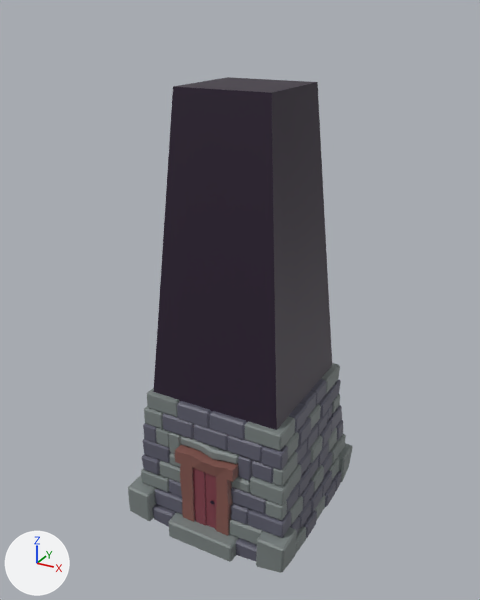
Before and after pictures for a commit that changed the Blender file Blender/Buildings.blend.
One viewpoint serves both versions: a 50 mm camera at (6.13, -11.43, 10.57) aimed at (-0.03, -0.22, 4.96). Every picture has the same lights, and +X, +Y and +Z are marked at lower left.

Names of what the first picture shows: 'Mine'.
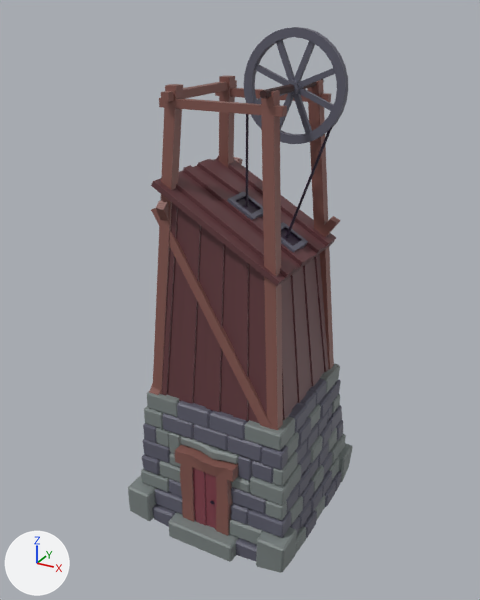
Where the newer file only moved an object's origin or applied its transform, the numbers keep the older frame.

What changed in the scene script:
```text
Change me_mine:
    used by ob_mine; location = (0.0, 0.0, 0.0); scale = (1.8, 1.8, 1.8)
    remove me_mine.from_pydata(...)  # 3248 vertices, 2518 faces, 1 loose edge; spans x -1.11..1.29, y -1.19..1.1, z -0.11..5.15
    add me_mine.from_pydata(...)  # 3901 vertices, 3073 faces, 1 loose edge; spans x -1.11..1.29, y -1.19..1.1, z -0.11..5.7
    me_mine part 1: a new loose piece, a box spanning x -0.603..-0.514, y -0.694..0.694, z 5.017..5.106, in mat_material_001 (picture img_twilioquest_76_32x_png)
    me_mine part 2: a new loose piece, an 8-sided cylinder along z spanning x -0.015..0.015, y -0.015..0.015, z 2.694..5.17, in mat_material_001 (picture img_twilioquest_76_32x_png)
    me_mine part 3: a new loose piece, an 8-sided cylinder along y spanning x 0.493..0.57, y -0.683..0.683, z 5.106..5.183, in mat_material_001 (picture img_twilioquest_76_32x_png)
    me_mine part 4: 4 vertices removed from x -0.55..0.55, y -0.55..0.55, z 5.15; 617 vertices added at x -0.86..1.09, y -1.19..1.05, z -0.11..5.7
```

Where the change shows, as pixel boxes [x1, y1, x2, y2] in the pictures (480 x 600 px):
'Mine', reshaped (10% taller): before [128, 77, 353, 573]; after [128, 27, 353, 573]
part 1 of me_mine, added (brown): after [161, 80, 237, 102]
part 2 of me_mine, added: after [246, 114, 249, 207]
part 3 of me_mine, added: after [260, 79, 324, 99]
part 4 of me_mine, built on: before [153, 77, 332, 430]; after [149, 27, 348, 430]
